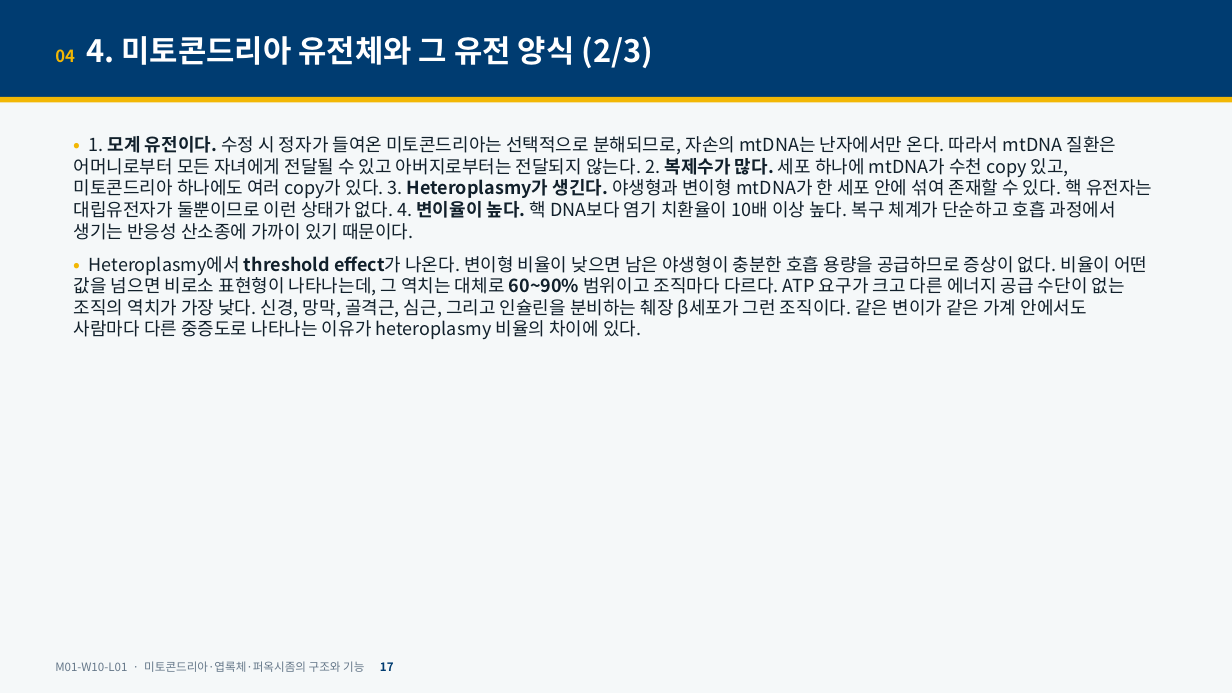
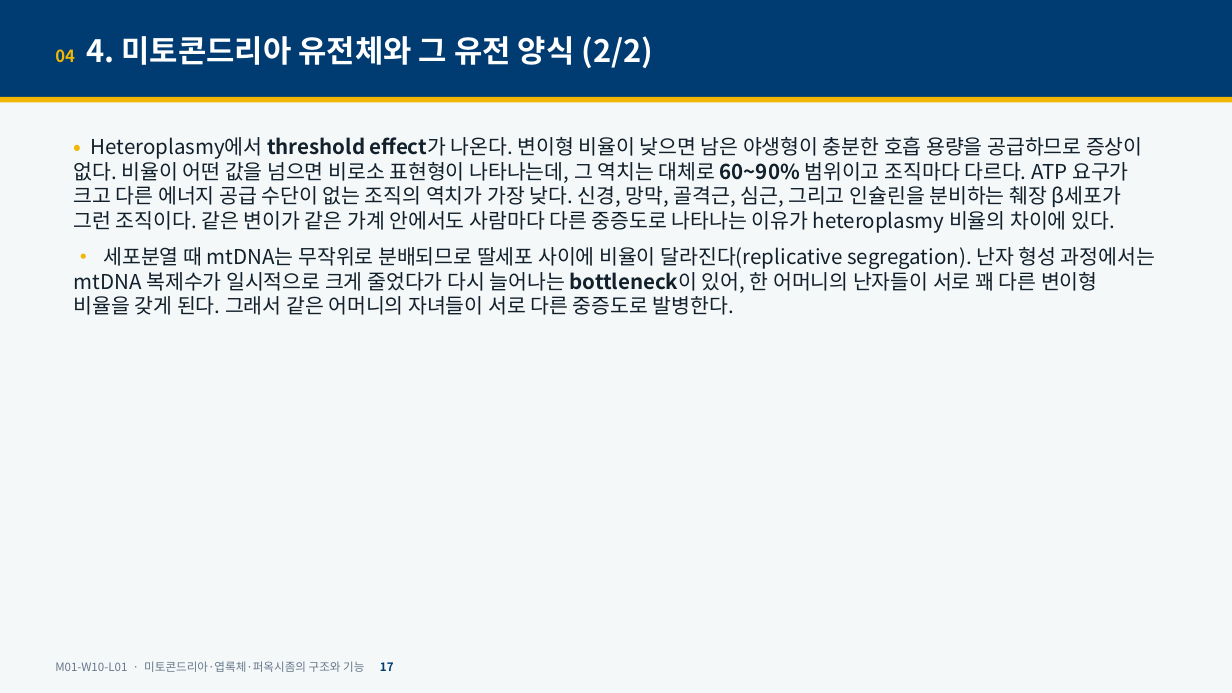
Before and after one commit to hoperiasd2/hoperiasd2.github.io, a slide deck: slide 17 of curriculum/M01/W10/L01/slides.pptx. Drawn at 1232x693 pixels with LibreOffice and Linux fonts; fonts in the diff are those of the drawing. Boxes give left, top, right and bottom in pixels: in the first picture for what was removed or moved away, otherwise in the second. Text is boxed around its words. In the diff, an @@ line names an element or a change of style, - is before the commit and + after.

```diff
--- a/curriculum/M01/W10/L01/slides.pptx
+++ b/curriculum/M01/W10/L01/slides.pptx
@@ text at (55, 36, 653, 68): text changed @@
-04 4. 미토콘드리아 유전체와 그 유전 양식 (2/3)
+04 4. 미토콘드리아 유전체와 그 유전 양식 (2/2)
@@ text at (74, 136, 1152, 240): paragraph removed @@
-• 1. 모계 유전이다. 수정 시 정자가 들여온 미토콘드리아는 선택적으로 분해되므로, 자손의 mtDNA는 난자에서만 온다. 따라서 mtDNA 질환은 어머니로부터 모든 자녀에게 전달될 수 있고 아버지로부터는 전달되지 않는다. 2. 복제수가 많다. 세포 하나에 mtDNA가 수천 copy 있고, 미토콘드리아 하나에도 여러 copy가 있다. 3. Heteroplasmy가 생긴다. 야생형과 변이형 mtDNA가 한 세포 안에 섞여 존재할 수 있다. 핵 유전자는 대립유전자가 둘뿐이므로 이런 상태가 없다. 4. 변이율이 높다. 핵 DNA보다 염기 치환율이 10배 이상 높다. 복구 체계가 단순하고 호흡 과정에서 생기는 반응성 산소종에 가까이 있기 때문이다.
@@ text at (74, 136, 1143, 233): size 14 to 16 pt in "• Heteroplasmy에서 threshold effect가 나온다. 변이형 비율이 ..." @@
@@ text at (74, 247, 1155, 315): paragraph added @@
+• 세포분열 때 mtDNA는 무작위로 분배되므로 딸세포 사이에 비율이 달라진다(replicative segregation). 난자 형성 과정에서는 mtDNA 복제수가 일시적으로 크게 줄었다가 다시 늘어나는 bottleneck이 있어, 한 어머니의 난자들이 서로 꽤 다른 변이형 비율을 갖게 된다. 그래서 같은 어머니의 자녀들이 서로 다른 중증도로 발병한다.
```
Also in this commit, not shown: 36 other slides changed, 14 slides added, 5 other files.
